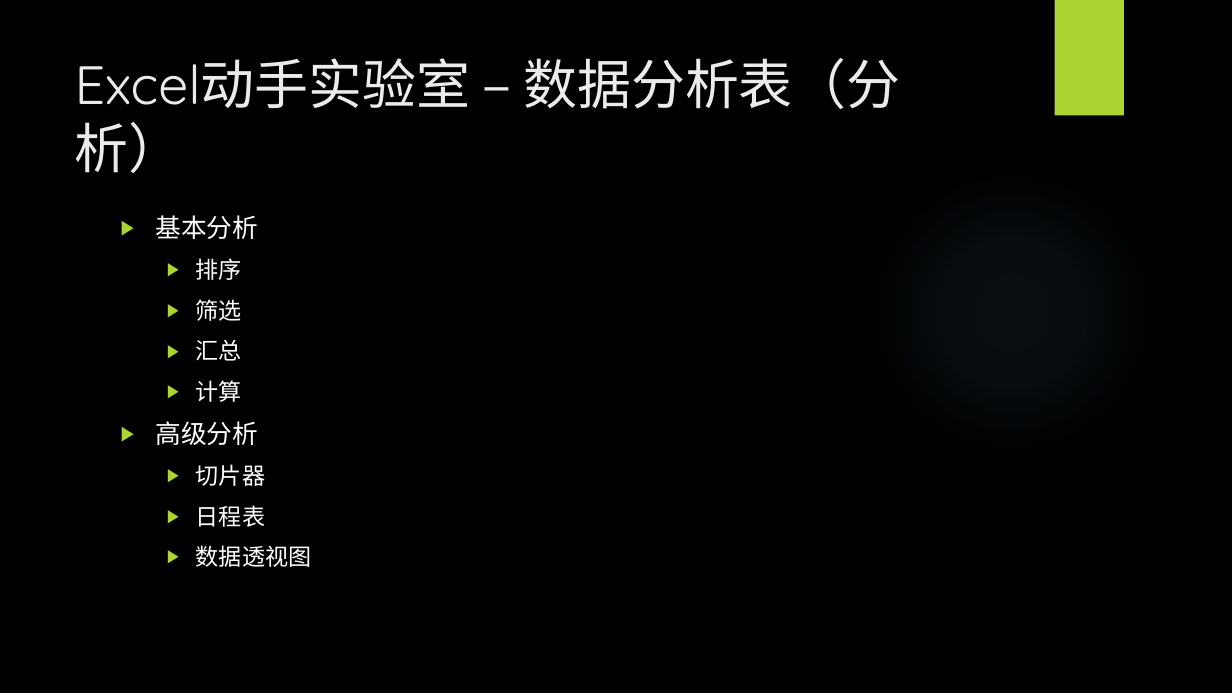
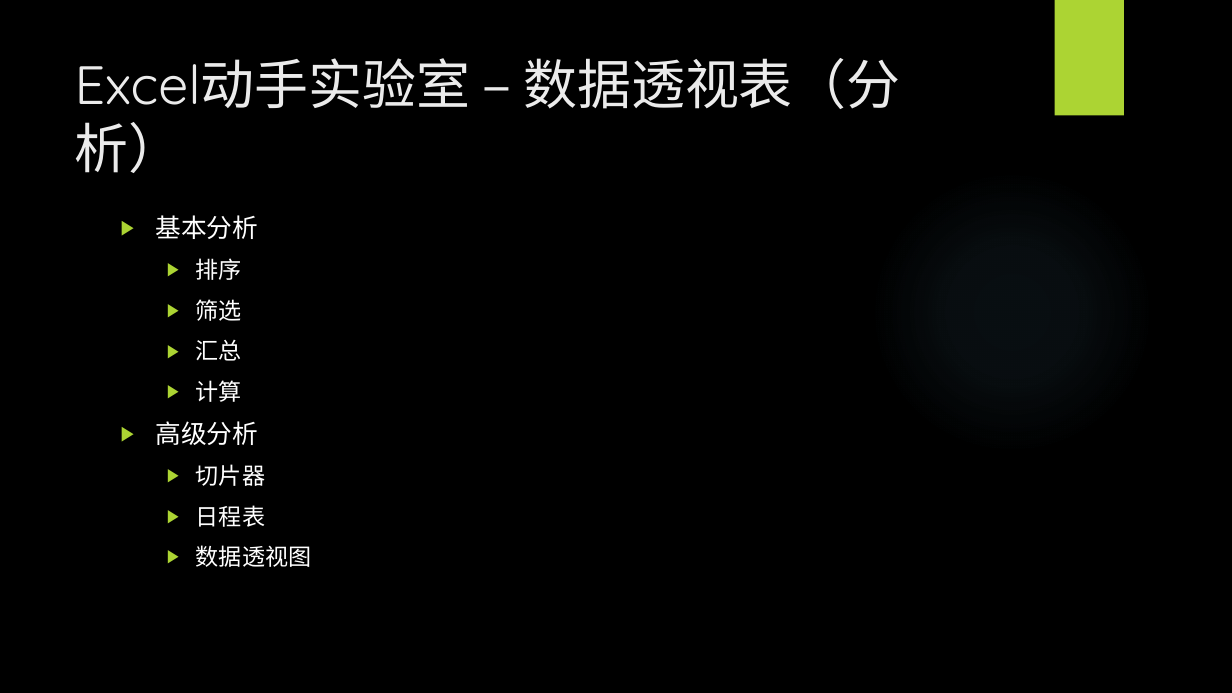
Before and after one commit to BigEgg/OfficeTraining, a slide deck: slide 25 of Excel动手实验室.pptx. Drawn at 1232x693 pixels with LibreOffice and Linux fonts; fonts in the diff are those of the drawing; background and template pictures are left out. Boxes give left, top, right and bottom in pixels: in the first picture for what was removed or moved away, otherwise in the second. Text is boxed around its words. In the diff, an @@ line names an element or a change of style, - is before the commit and + after.

Commit message:
Fix a typo in slides

```diff
--- a/Excel动手实验室.pptx
+++ b/Excel动手实验室.pptx
@@ title at (75,58,900,173): text changed @@
-Excel动手实验室 – 数据分析表（分析）
+Excel动手实验室 – 数据透视表（分析）
```
